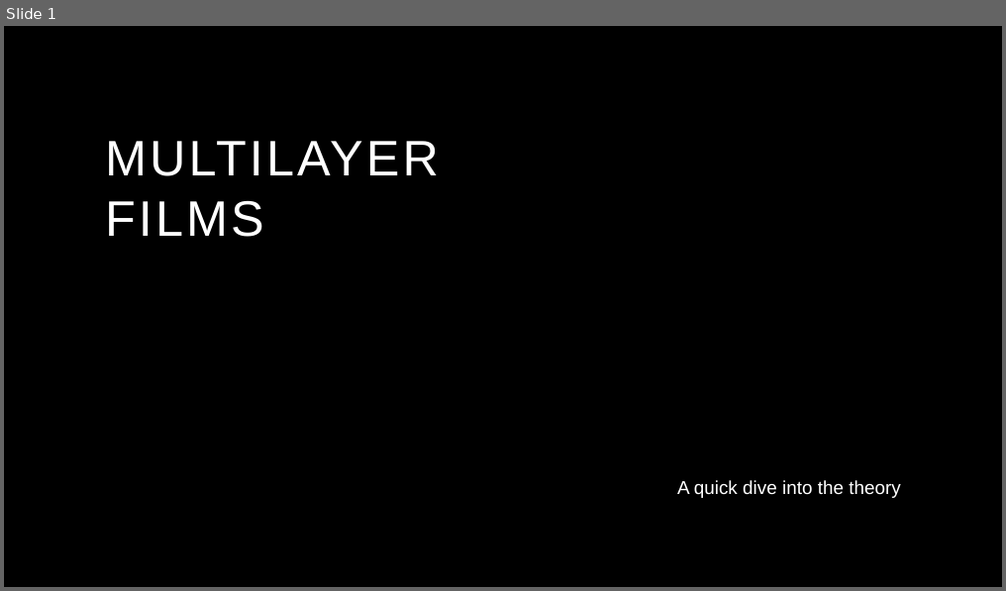
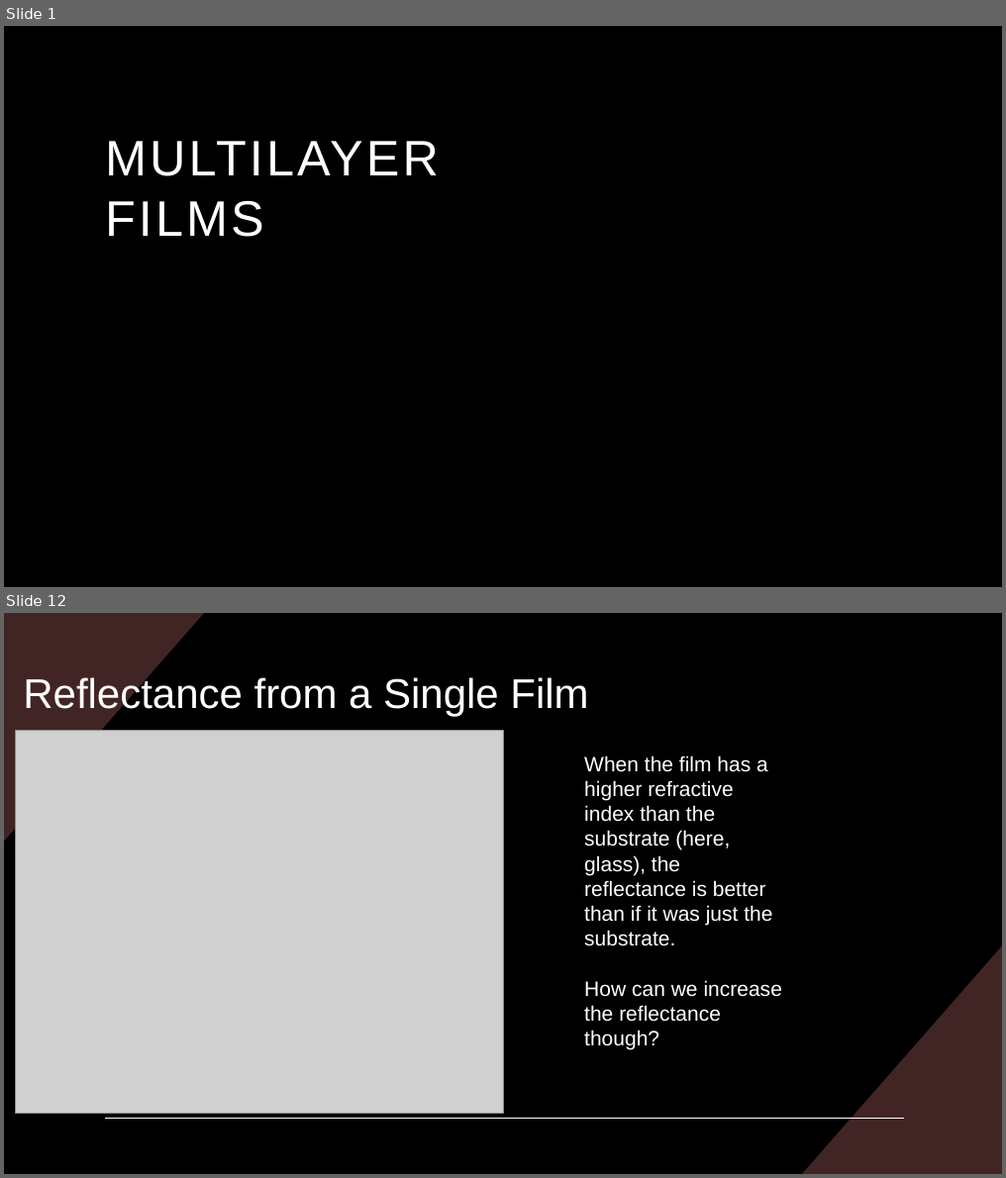
Before and after one commit to Collins-kariuk/Physics-Thesis-PDRCs, a slide deck: Presentations/Theory of Multilayer Films.pptx. Shown one above the other, each under a label of ours: slide 1 before the commit, slides 1 and 12 after it; the slides between them are not shown. The pictures are 1006x591 and 1006x1178 pixels, drawn with LibreOffice and Linux fonts; fonts in the diff are those of the drawing; grey boxes stand for pictures; background and template pictures are left out. Boxes give left, top, right and bottom in pixels: in the first picture for what was removed or moved away, otherwise in the second. Text is boxed around its words. In the diff, an @@ line names an element or a change of style, - is before the commit and + after.

```diff
--- a/Presentations/Theory of Multilayer Films.pptx
+++ b/Presentations/Theory of Multilayer Films.pptx
@@ slide 12 added at bbox=[4, 613, 1002, 1174], background #000000 @@
@@ freeform shape added at bbox=[4, 613, 204, 842], fill #412524 @@
@@ title added at bbox=[23, 674, 588, 716], 40 pt, text #FFFFFF @@
+Reflectance from a Single Film
@@ picture added at bbox=[16, 731, 503, 1114] @@
@@ text added at bbox=[584, 756, 782, 1022], 20 pt, text #FFFFFF @@
+When the film has a higher refractive index than the substrate (here, glass), the reflectance is better than if it was just the substrate.
+How can we increase the reflectance though?
@@ freeform shape added at bbox=[802, 947, 1002, 1174], fill #412524 @@
@@ line added from (105, 1118) to (904, 1118), #FFFFFF 1 pt @@
@@ slide 1 changed as well @@
@@ subtitle removed at bbox=[677, 480, 900, 498] @@
-A quick dive into the theory
```
Also in this commit, not shown: 2 other slides changed, 11 other slides added, 1 slide removed, 2 other files.
